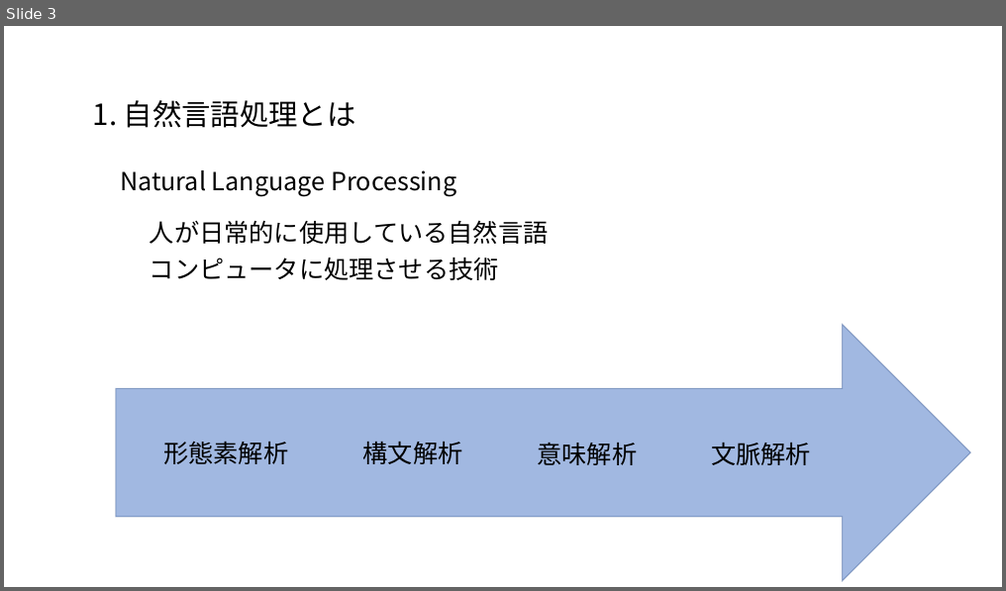
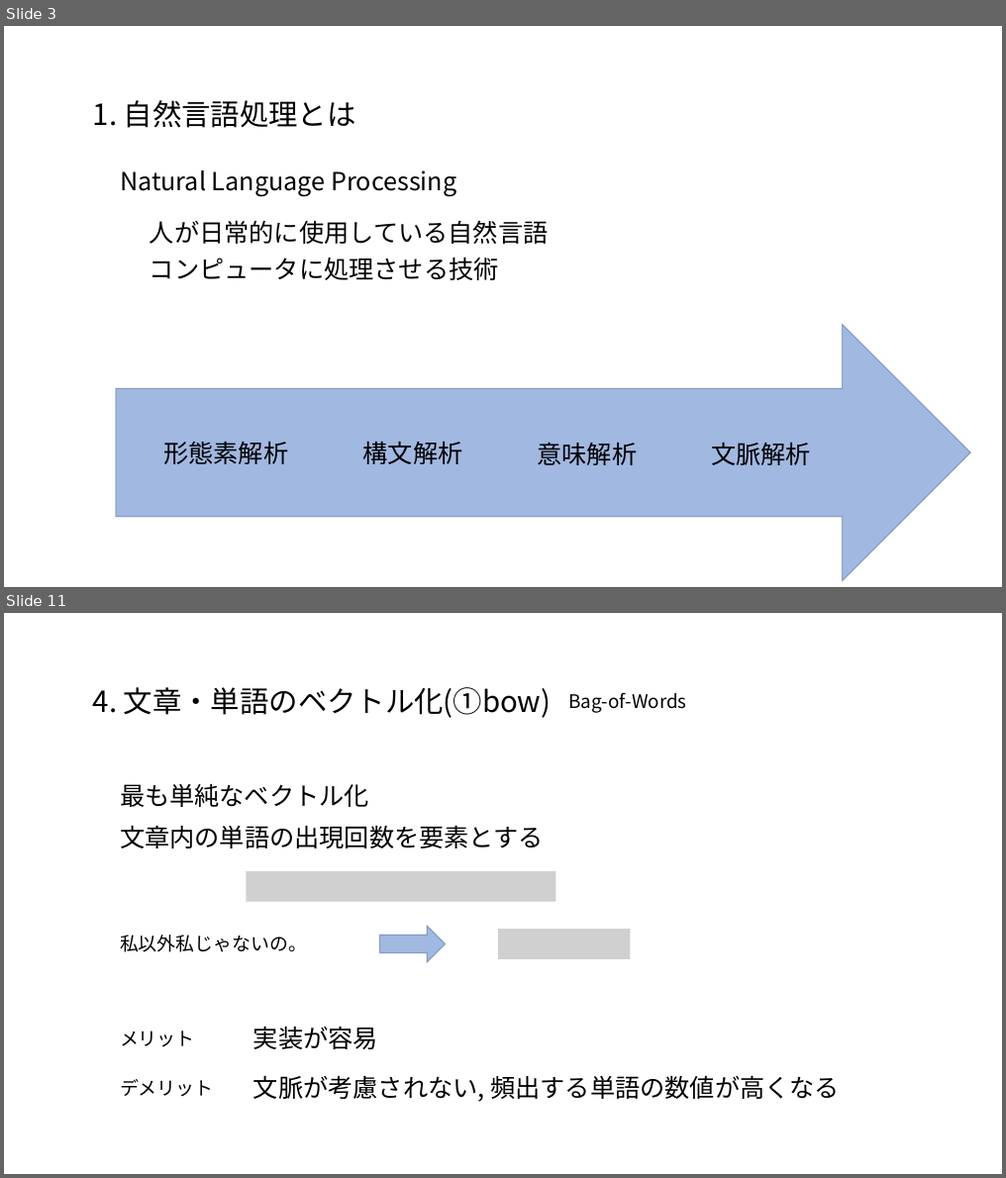
Before and after one commit to satetsu007/NLP_test, a slide deck: doc/NLP.pptx. Shown one above the other, each under a label of ours: slide 3 before the commit, slides 3 and 11 after it; the slides between them are not shown. The pictures are 1006x591 and 1006x1178 pixels, drawn with LibreOffice and Linux fonts; fonts in the diff are those of the drawing; grey boxes stand for pictures. Boxes give left, top, right and bottom in pixels: in the first picture for what was removed or moved away, otherwise in the second. Text is boxed around its words. In the diff, an @@ line names an element or a change of style, - is before the commit and + after.

```diff
--- a/doc/NLP.pptx
+++ b/doc/NLP.pptx
@@ slide 11 added at [4,613,1002,1174], background #FFFFFF @@
@@ text added at [93,687,551,718], 28 pt, text #000000 @@
+4. 文章・単語のベクトル化(①bow)
@@ text added at [568,692,687,713], 18 pt, text #000000 @@
+Bag-of-Words
@@ text added at [120,784,369,807], 24 pt, text #000000 @@
+最も単純なベクトル化
@@ text added at [120,825,544,849], 24 pt, text #000000 @@
+文章内の単語の出現回数を要素とする
@@ picture added at [246,871,555,901] @@
@@ text added at [120,935,307,953], 18 pt, text #000000 @@
+私以外私じゃないの。
@@ right arrow added at [380,926,446,962], fill #4472C4 at 50% opacity, outline #325491 1 pt @@
@@ picture added at [498,929,630,959] @@
@@ text added at [253,1026,378,1050], 24 pt, text #000000 @@
+実装が容易
@@ text added at [120,1031,195,1047], 18 pt, text #000000 @@
+メリット
@@ text added at [120,1079,213,1096], 18 pt, text #000000 @@
+デメリット
@@ text added at [253,1075,840,1102], 24 pt, text #000000 @@
+文脈が考慮されない, 頻出する単語の数値が高くなる
```
Also in this commit, not shown: 2 slides changed, 8 other slides added, 1 other file.
